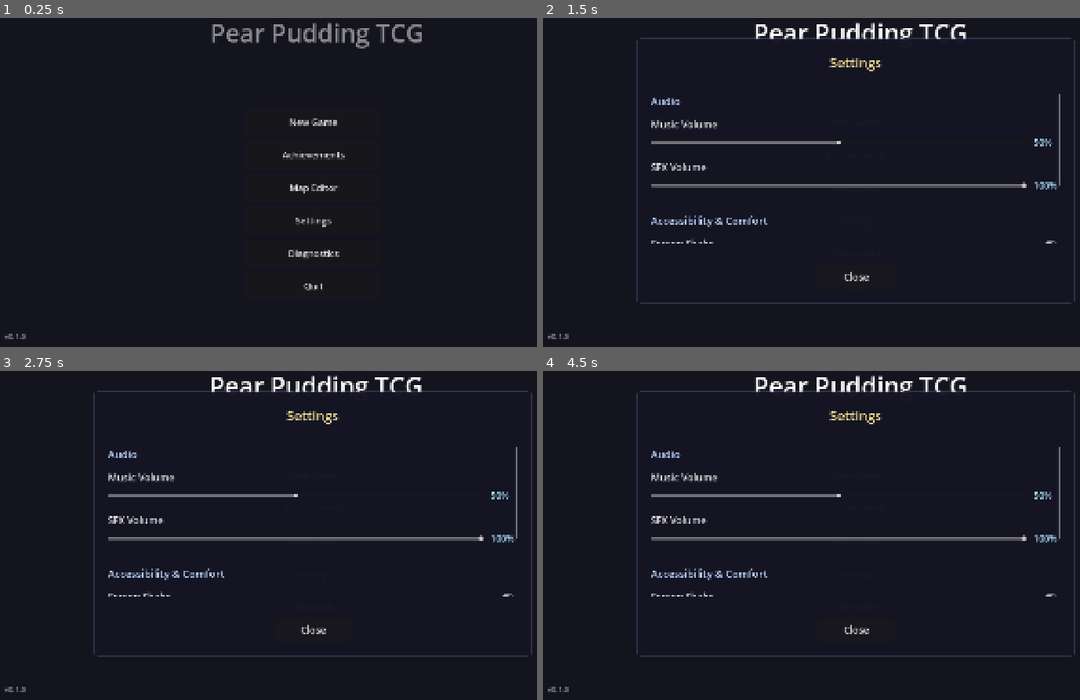
Above: before the commit, frames 1-4 (two rows, left to right).
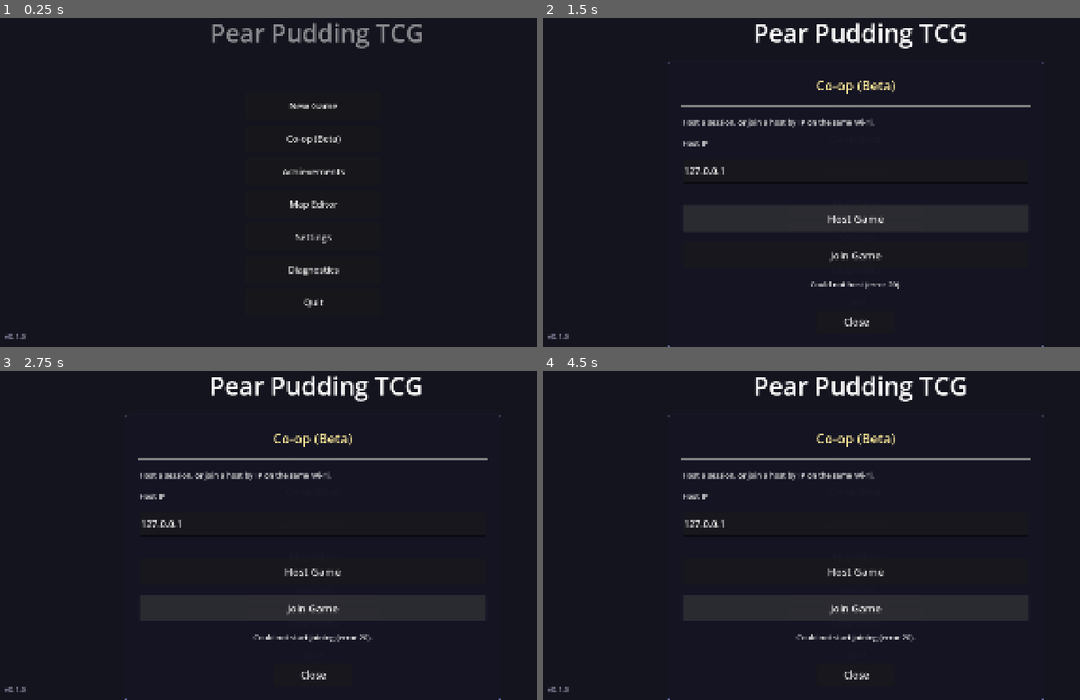
Above: after the commit, the same moments.

Repository: ChrisPauly97/pear-pudding-godot
Game: Godot game, scene res://scenes/ui/MenuScene.tscn
The game is run twice, just before and just after one commit, with the same random seed, the same clock (stepped at 60 frames per second) and the same inputs. Sound files missing from this copy of the repository are replaced by a short silence.
Inputs (mouse positions are in pixels of both pictures, inside the frame that each line leads up to):
- Up to frame 1 (0.25 s): no input
- Up to frame 2 (1.5 s): click (854, 139) at 0.5 s, where only the run after the commit has a clickable "Co-op (Beta)"; click (854, 218) at 1.25 s, where only the run after the commit has a clickable "Host Game"
- Up to frame 3 (2.75 s): click (311, 607) at 2 s, where only the run after the commit has a clickable "Join Game"
- Up to frame 4 (4.5 s): click "New Game" at 2.75 s; click "New Game" at 3.5 s; click (1020, 621) at 4.25 s, where only the run before the commit has a clickable "Normal (100%)"

The runs differ from the first frame. In frame 1, 1.6% of the frame differs, in the area x 52-65%, y 25-89%; in frame 2, 5.7%; in frame 3, 5.8%; in frame 4, 5.8%, in the area x 17-100%, y 5-100%.

Commit message:
TID-324: Add co-op lobby UI, menu entry, and enter_map_coop hook
MultiplayerLobbyScene (BaseOverlay) with IP entry + Host/Join wired to
NetworkManager, reached via a new "Co-op (Beta)" menu button. Host and
joining client both route into madrian via SceneManager.enter_map_coop().
Non-host avatar nudged +2 tiles to avoid spawn overlap. 1530 tests pass;
compile clean.

Co-Authored-By: Claude Sonnet 4.6 <noreply@anthropic.com>
Claude-Session: https://claude.ai/code/session_017Vyyg5MJ6VrPr86UoyUrzT

Diff:
--- a/autoloads/SceneManager.gd
+++ b/autoloads/SceneManager.gd
@@ -227,6 +227,15 @@
 	save_manager.sync_stacks(map_stack, door_stack)
 	save_manager.save()
 	_load_world(map_name, target_door_id)
+
+# Co-op (GID-090): enter a shared named map for a networked session. Reuses the
+# normal map-load path; an active NetworkManager session makes WorldScene wire up
+# its co-op hooks (_setup_coop). Clears any prior world/stack so the session
+# starts clean from the main menu. save() inside enter_map is a no-op when no
+# game has been loaded, so this is safe without an active save slot.
+func enter_map_coop(map_name: String) -> void:
+	_exit_world_cleanup()
+	enter_map(map_name, "")
 
 func exit_map() -> void:
 	_flush_position_save()
--- a/scenes/ui/MenuScene.gd
+++ b/scenes/ui/MenuScene.gd
@@ -2,6 +2,7 @@
 
 const SettingsScene = preload("res://scenes/ui/SettingsScene.gd")
 const DiagnosticsScene = preload("res://scenes/ui/DiagnosticsScene.gd")
+const MultiplayerLobbyScene = preload("res://scenes/ui/MultiplayerLobbyScene.gd")
 
 var _title: Label
 var _continue_btn: Button
@@ -18,6 +19,7 @@
 
 	_continue_btn = _add_btn("Continue", _on_continue)
 	_add_btn("New Game", _on_start)
+	_add_btn("Co-op (Beta)", _on_coop)
 	_add_btn("Achievements", _on_achievements)
 	_add_btn("Map Editor", _on_editor)
 	_add_btn("Settings", _on_settings)
@@ -116,6 +118,11 @@
 func _on_editor() -> void:
 	get_tree().change_scene_to_file("res://scenes/ui/MapEditorScene.tscn")
 
+func _on_coop() -> void:
+	var overlay: MultiplayerLobbyScene = MultiplayerLobbyScene.new()
+	add_child(overlay)
+	overlay.closed.connect(overlay.queue_free)
+
 func _on_settings() -> void:
 	var overlay: SettingsScene = SettingsScene.new()
 	add_child(overlay)
--- /dev/null
+++ b/scenes/ui/MultiplayerLobbyScene.gd
@@ -0,0 +1,130 @@
+## Co-op lobby overlay (GID-090).
+##
+## Opened from MenuScene. Lets a player host a session or join one by IP on the
+## same LAN, then routes both peers into the shared "madrian" map. Script-only
+## overlay (instantiated via .new()), matching SettingsScene/DiagnosticsScene.
+extends "res://scenes/ui/BaseOverlay.gd"
+
+const _UiUtil = preload("res://scenes/ui/UiUtil.gd")
+
+const _COOP_MAP: String = "madrian"
+
+var _ip_edit: LineEdit
+var _status_lbl: Label
+
+
+func _ready() -> void:
+	super._ready()
+	_build_ui()
+	NetworkManager.connection_succeeded.connect(_on_connection_succeeded)
+	NetworkManager.connection_failed.connect(_on_connection_failed)
+	# Leave any half-open session if the player backs out before entering the world.
+	closed.connect(func() -> void:
+		if NetworkManager.is_active():
+			NetworkManager.leave()
+	)
+
+
+func _notification(what: int) -> void:
+	if what == NOTIFICATION_RESIZED and is_node_ready():
+		_vh = get_viewport().get_visible_rect().size.y
+		_vw = get_viewport().get_visible_rect().size.x
+		_ref = minf(_vh, _vw)
+		var keep_ip: String = _ip_edit.text if _ip_edit != null else "127.0.0.1"
+		var keep_status: String = _status_lbl.text if _status_lbl != null else ""
+		for c in get_children():
+			c.queue_free()
+		_build_ui()
+		_ip_edit.text = keep_ip
+		_status_lbl.text = keep_status
+
+
+func _build_ui() -> void:
+	_build_backdrop(0.72)
+
+	var panel := _build_centered_panel(_vw * 0.6, _vh * 0.62)
+	panel.add_theme_stylebox_override("panel", _make_dark_glass_style())
+
+	var vbox := _build_margin_vbox(panel, 0.04, 0.03)
+
+	vbox.add_child(_UiUtil.make_title_label("Co-op (Beta)", _vh))
+	vbox.add_child(_UiUtil.make_separator())
+
+	var info := _UiUtil.make_body_label(
+		"Host a session, or join a host by IP on the same Wi-Fi.", _vh)
+	info.autowrap_mode = TextServer.AUTOWRAP_WORD_SMART
+	vbox.add_child(info)
+
+	var ip_lbl := _UiUtil.make_body_label("Host IP", _vh)
+	vbox.add_child(ip_lbl)
+
+	_ip_edit = LineEdit.new()
+	_ip_edit.text = "127.0.0.1"
+	_ip_edit.add_theme_font_size_override("font_size", int(_vh * 0.028))
+	_ip_edit.custom_minimum_size = Vector2(0.0, _vh * 0.07)
+	_ip_edit.size_flags_horizontal = Control.SIZE_EXPAND_FILL
+	vbox.add_child(_ip_edit)
+
+	vbox.add_child(_UiUtil.make_separator())
+
+	vbox.add_child(_make_button("Host Game", _on_host))
+	vbox.add_child(_make_button("Join Game", _on_join))
+
+	_status_lbl = _UiUtil.make_body_label("", _vh)
+	_status_lbl.horizontal_alignment = HORIZONTAL_ALIGNMENT_CENTER
+	_status_lbl.autowrap_mode = TextServer.AUTOWRAP_WORD_SMART
+	vbox.add_child(_status_lbl)
+
+	var spacer := Control.new()
+	spacer.size_flags_vertical = Control.SIZE_EXPAND_FILL
+	vbox.add_child(spacer)
+
+	var btn_row := HBoxContainer.new()
+	btn_row.alignment = BoxContainer.ALIGNMENT_CENTER
+	btn_row.add_child(_UiUtil.make_close_button(_vh, _close))
+	vbox.add_child(btn_row)
+
+
+func _make_button(text: String, cb: Callable) -> Button:
+	var btn := Button.new()
+	btn.text = text
+	btn.custom_minimum_size = Vector2(0.0, _vh * 0.075)
+	btn.add_theme_font_size_override("font_size", int(_vh * 0.03))
+	btn.pressed.connect(cb)
+	return btn
+
+
+func _on_host() -> void:
+	var err: Error = NetworkManager.host()
+	if err != OK:
+		_set_status("Could not host (error %d)." % err)
+		return
+	_set_status("Hosting — entering Madrian…")
+	SceneManager.enter_map_coop(_COOP_MAP)
+
+
+func _on_join() -> void:
+	var ip: String = _ip_edit.text.strip_edges()
+	if ip.is_empty():
+		_set_status("Enter the host's IP address first.")
+		return
+	var err: Error = NetworkManager.join(ip)
+	if err != OK:
+		_set_status("Could not start joining (error %d)." % err)
+		return
+	_set_status("Connecting to %s…" % ip)
+
+
+func _on_connection_succeeded() -> void:
+	_set_status("Connected — entering Madrian…")
+	SceneManager.enter_map_coop(_COOP_MAP)
+
+
+func _on_connection_failed() -> void:
+	_set_status("Connection failed. Check the IP and that the host is running.")
+	NetworkManager.leave()
+
+
+func _set_status(text: String) -> void:
+	if _status_lbl != null:
+		_status_lbl.text = text
--- a/scenes/world/WorldScene.gd
+++ b/scenes/world/WorldScene.gd
@@ -550,6 +550,11 @@
 		else:
 			px = default_px
 			pz = default_pz
+
+	# Co-op: nudge the joining client +2 tiles so the two avatars don't perfectly
+	# overlap at the shared spawn marker (cosmetic; they walk apart immediately).
+	if NetworkManager.is_active() and not multiplayer.is_server():
+		px += 2.0 * IsoConst.TILE_SIZE
 
 	_player = _create_player_node()
 	_player.position = Vector3(px, get_terrain_height(px, pz), pz)
Not shown, added: scenes/ui/MultiplayerLobbyScene.gd.uid
Not shown, changed: tasks/goals/GID-090--coop-multiplayer-slice/TID-324--lobby-ui-scenemanager-hook.md
Not shown, changed: tasks/goals/GID-090--coop-multiplayer-slice/goal.md
Not shown, changed: tasks/index.md
